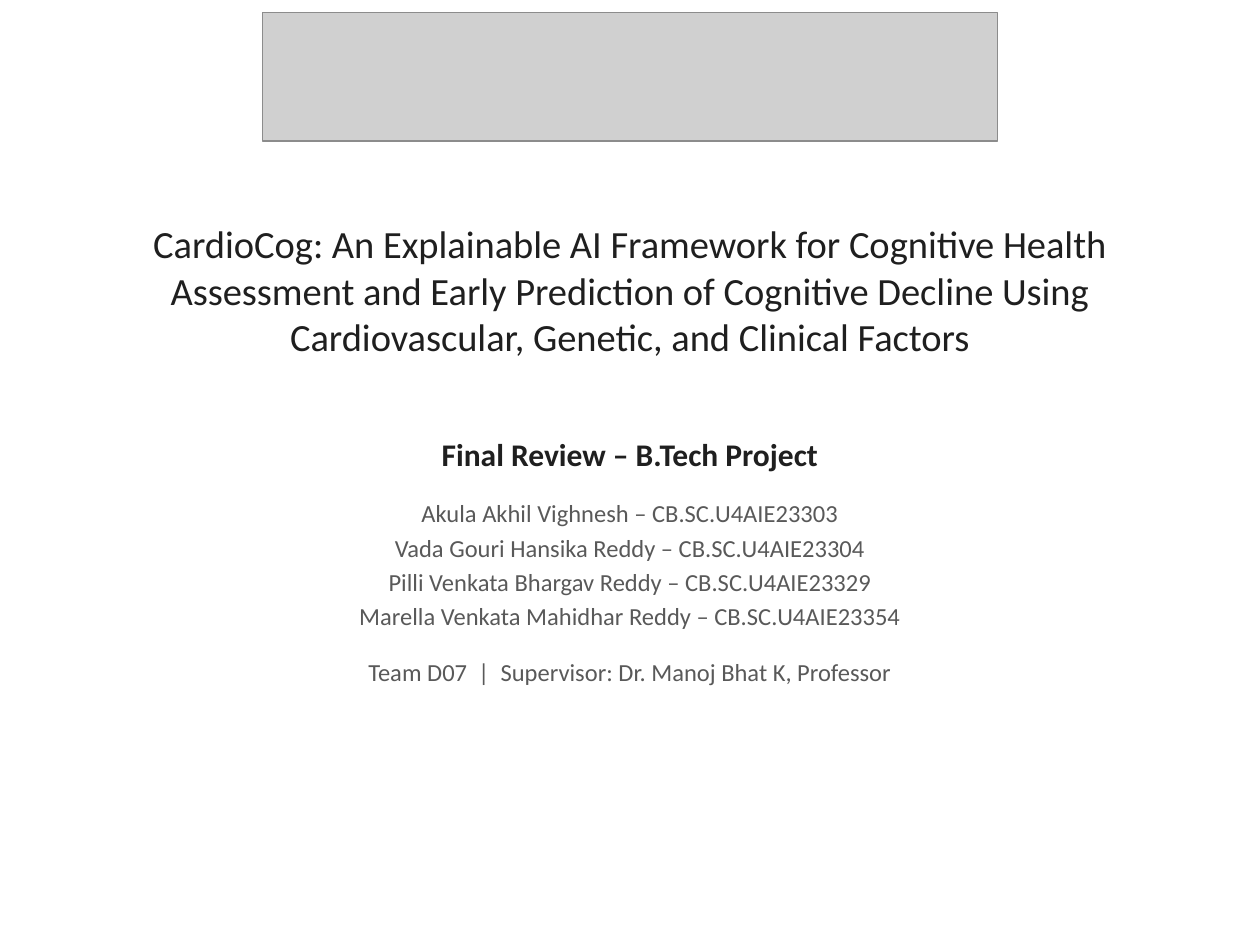
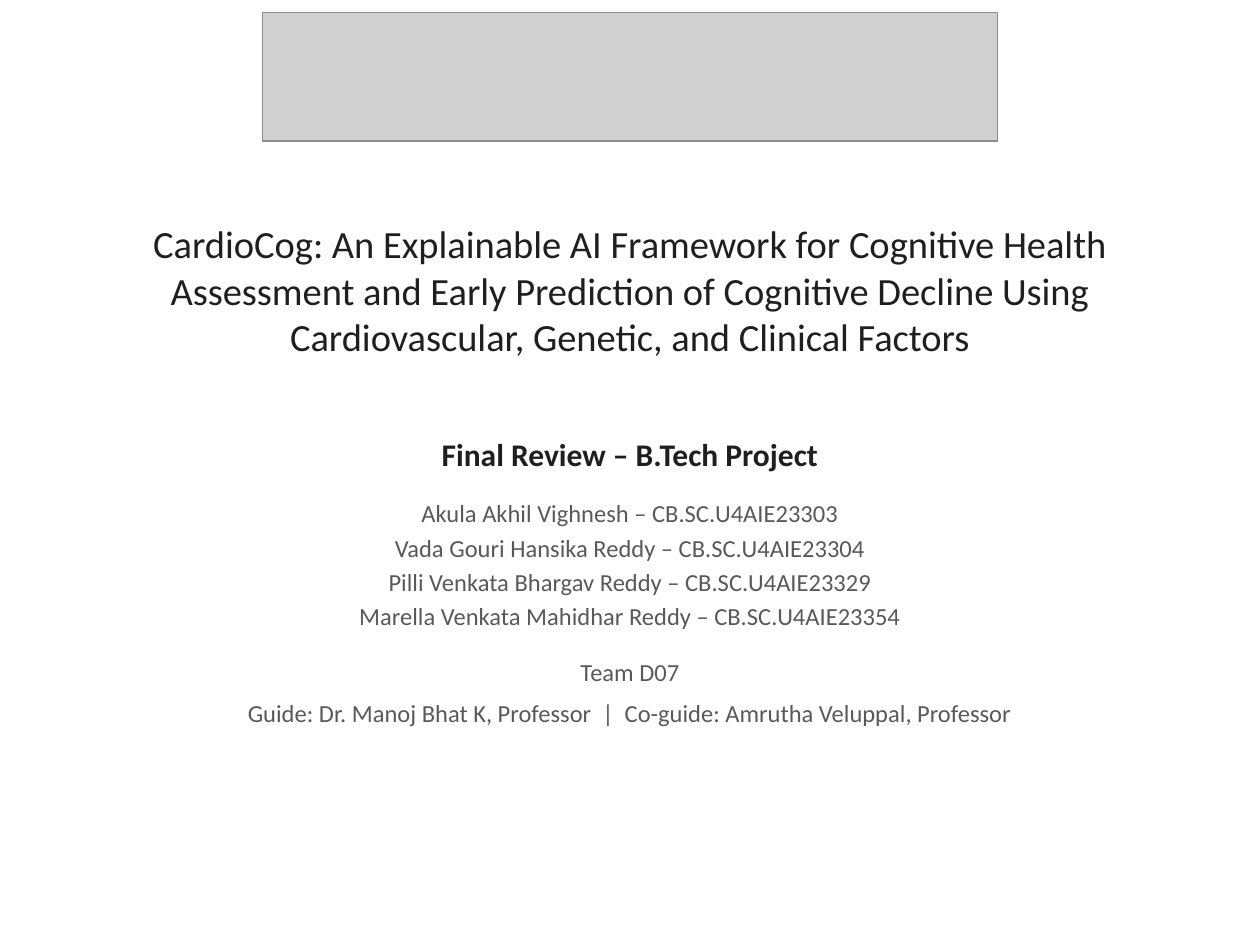
Before and after one commit to hansikareddy40/CardioCog-RAG, a slide deck: slide 1 of presentation/CardioCog_final_review_D07.pptx. Drawn at 1260x945 pixels with LibreOffice and Linux fonts; fonts in the diff are those of the drawing; grey boxes stand for pictures. Boxes give left, top, right and bottom in pixels: in the first picture for what was removed or moved away, otherwise in the second. Text is boxed around its words. In the diff, an @@ line names an element or a change of style, - is before the commit and + after.

Commit message:
Thesis: plainer wording in the introduction, results, discussion and conclusion; PDF title and author metadata. Deck: co-guide on the title slide, plainer final takeaway

```diff
--- a/presentation/CardioCog_final_review_D07.pptx
+++ b/presentation/CardioCog_final_review_D07.pptx
@@ subtitle at bbox=[248, 665, 1011, 726]: text changed @@
-Team D07 | Supervisor: Dr. Manoj Bhat K, Professor
+Team D07
+Guide: Dr. Manoj Bhat K, Professor | Co-guide: Amrutha Veluppal, Professor
```
Also in this commit, not shown: 1 other slide changed, 8 other files.
